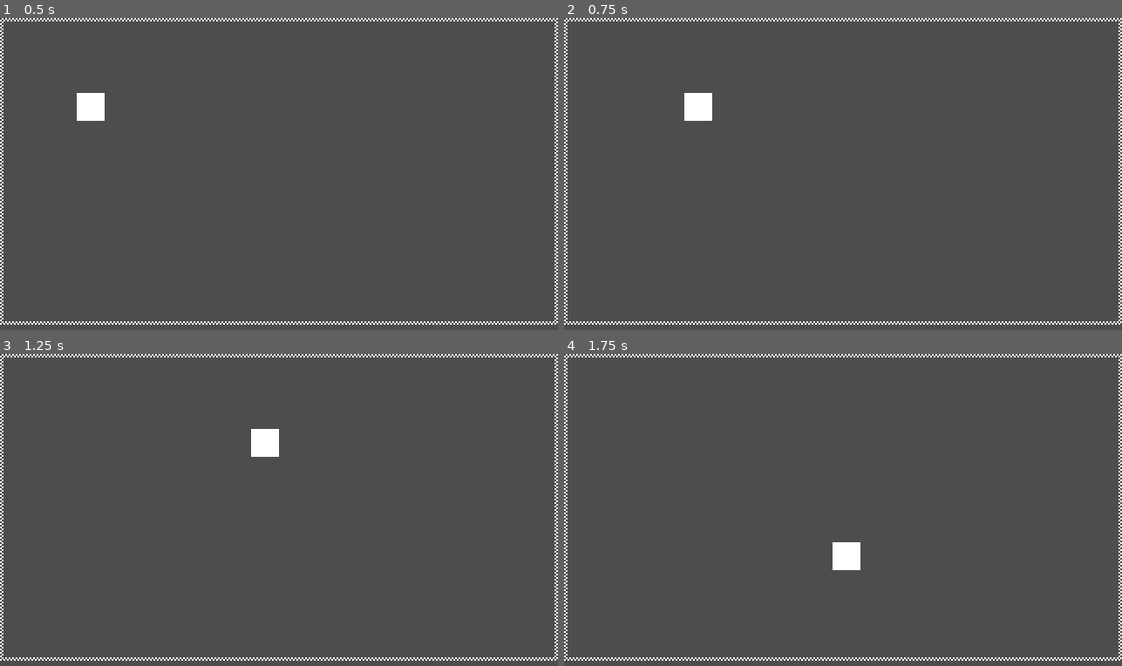
Above: before the commit, frames 1-4 (two rows, left to right).
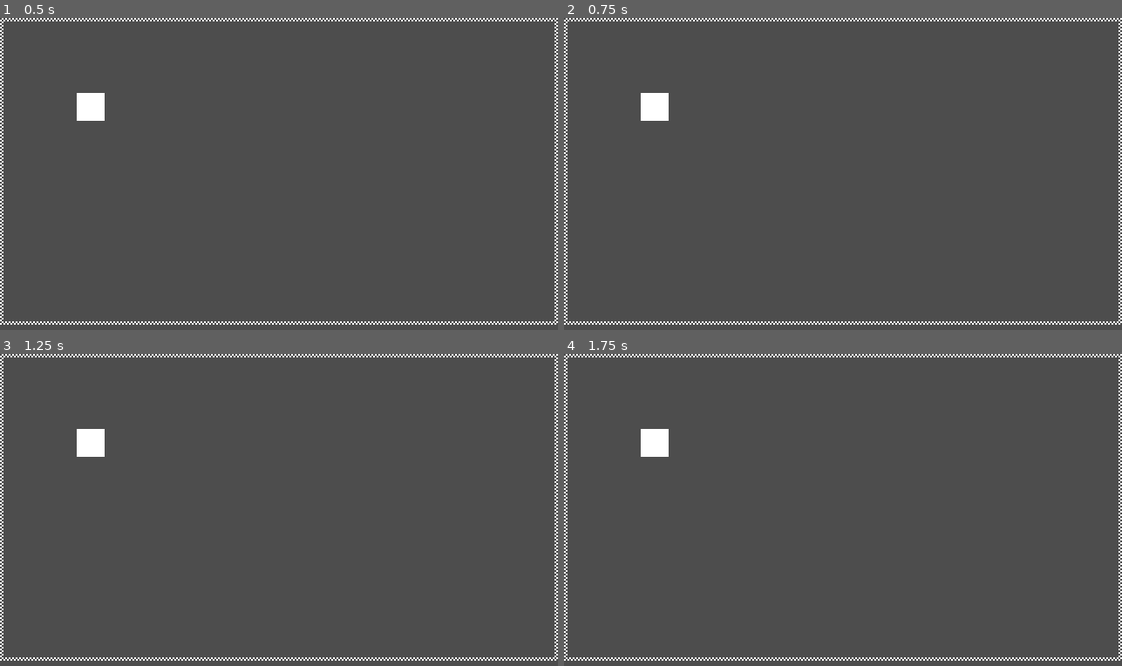
Above: after the commit, the same moments.

Repository: Enoxboo/Project-G
Game: Godot game, scene res://Levels/test_scene.tscn
Same seed, same stepped clock (60 frames per second), same inputs: the game is played once before the commit and once after it.
Inputs:
- Up to frame 1 (0.5 s): no input
- Up to frame 2 (0.75 s): tap Enter at 0.5 s; hold D (move_right) from 0.53 s (still down)
- Up to frame 3 (1.25 s): keep holding D (move_right)
- Up to frame 4 (1.75 s): release D (move_right) at 1.28 s; hold S (move_down) from 1.28 s (still down)

Frame 1 is identical in both runs. In frame 2, 0.9% of the frame differs, in the area x 13-27%, y 24-33%; in frame 3, 0.9%; in frame 4, 0.9%.

Commit message:
refactor: remove borrowed state machine before rewrite

Diff:
--- a/Core/FSM/state.gd
+++ /dev/null
@@ -1,22 +0,0 @@
-extends Node
-class_name State
-
-@warning_ignore("unused_signal")
-signal finished(next_state_path: String, data: Dictionary)
-
-var state_machine: StateMachine
-
-func handle_input(_event: InputEvent) -> void:
-	pass
-
-func update(_delta: float) -> void:
-	pass
-
-func physics_update(_delta: float) -> void:
-	pass
-
-func enter(_previous_state_path: String, _data := {}) -> void:
-	pass
-
-func exit() -> void:
-	pass
--- a/Core/FSM/state_machine.gd
+++ /dev/null
@@ -1,40 +0,0 @@
-extends Node
-class_name StateMachine
-
-@export var initial_state: State = null
-
-@onready var state: State = (func get_initial_state() -> State:
-	return initial_state if initial_state != null else get_child(0)
-).call()
-
-
-func _ready() -> void:
-	for state_node: State in find_children("*", "State"):
-		state_node.state_machine = self
-		state_node.finished.connect(_transition_to_next_state)
-
-	await owner.ready
-	state.enter("")
-
-
-func _unhandled_input(event: InputEvent) -> void:
-	state.handle_input(event)
-
-
-func _process(delta: float) -> void:
-	state.update(delta)
-
-
-func _physics_process(delta: float) -> void:
-	state.physics_update(delta)
-
-
-func _transition_to_next_state(target_state_path: String, data: Dictionary = {}) -> void:
-	if not has_node(target_state_path):
-		printerr(owner.name + ": transition vers " + target_state_path + " impossible, le node n'existe pas.")
-		return
-
-	var previous_state_path := state.name
-	state.exit()
-	state = get_node(target_state_path)
-	state.enter(previous_state_path, data)
--- a/Player/States/idle.gd
+++ /dev/null
@@ -1,8 +0,0 @@
-extends PlayerState
-
-func enter(_previous_state_path: String, _data := {}) -> void:
-	player.velocity = Vector2.ZERO
-
-func physics_update(_delta: float) -> void:
-	if not get_input_direction().is_zero_approx():
-		finished.emit(RUN)
--- a/Player/States/run.gd
+++ /dev/null
@@ -1,8 +0,0 @@
-extends PlayerState
-
-func physics_update(_delta: float) -> void:
-	var input_direction: Vector2 = get_input_direction()
-	player.velocity = player.data.speed * input_direction
-
-	if input_direction.is_zero_approx():
-		finished.emit(IDLE)
--- a/Player/player.tscn
+++ b/Player/player.tscn
@@ -3,9 +3,6 @@
 [ext_resource type="Script" uid="uid://dj4x4ttm2s2lk" path="res://Player/player.gd" id="1_4ntmi"]
 [ext_resource type="Texture2D" uid="uid://bsuc427ivsofb" path="res://Assets/player.png" id="1_l8h54"]
 [ext_resource type="Resource" uid="uid://xctyol8fgyix" path="res://Player/player_data.tres" id="2_fhl08"]
-[ext_resource type="Script" uid="uid://bdpfygchw1hvu" path="res://Core/FSM/state_machine.gd" id="3_k53q1"]
-[ext_resource type="Script" uid="uid://dc187wlk0x6w1" path="res://Player/States/idle.gd" id="4_fhl08"]
-[ext_resource type="Script" uid="uid://b3t7ejt1qvkue" path="res://Player/States/run.gd" id="5_k53q1"]
 
 [sub_resource type="RectangleShape2D" id="RectangleShape2D_hk4vj"]
 size = Vector2(16, 16)
@@ -20,13 +17,3 @@
 
 [node name="Collision" type="CollisionShape2D" parent="." unique_id=1559689030]
 shape = SubResource("RectangleShape2D_hk4vj")
-
-[node name="MovementStateMachine" type="Node" parent="." unique_id=945227449 node_paths=PackedStringArray("initial_state")]
-script = ExtResource("3_k53q1")
-initial_state = NodePath("Idle")
-
-[node name="Idle" type="Node" parent="MovementStateMachine" unique_id=1724377113]
-script = ExtResource("4_fhl08")
-
-[node name="Run" type="Node" parent="MovementStateMachine" unique_id=1499859646]
-script = ExtResource("5_k53q1")
--- a/Player/player_state.gd
+++ /dev/null
@@ -1,15 +0,0 @@
-extends State
-class_name PlayerState
-
-const IDLE = "Idle"
-const RUN = "Run"
-
-var player: Player
-
-func _ready() -> void:
-	await owner.ready
-	player = owner as Player
-	assert(player != null, "PlayerState doit être utilisé uniquement dans la scène Player.")
-
-func get_input_direction() -> Vector2:
-	return Input.get_vector("move_left", "move_right", "move_up", "move_down")
Not shown, removed: Core/FSM/state.gd.uid
Not shown, removed: Core/FSM/state_machine.gd.uid
Not shown, removed: Player/States/idle.gd.uid
Not shown, removed: Player/States/run.gd.uid
Not shown, removed: Player/player_state.gd.uid
